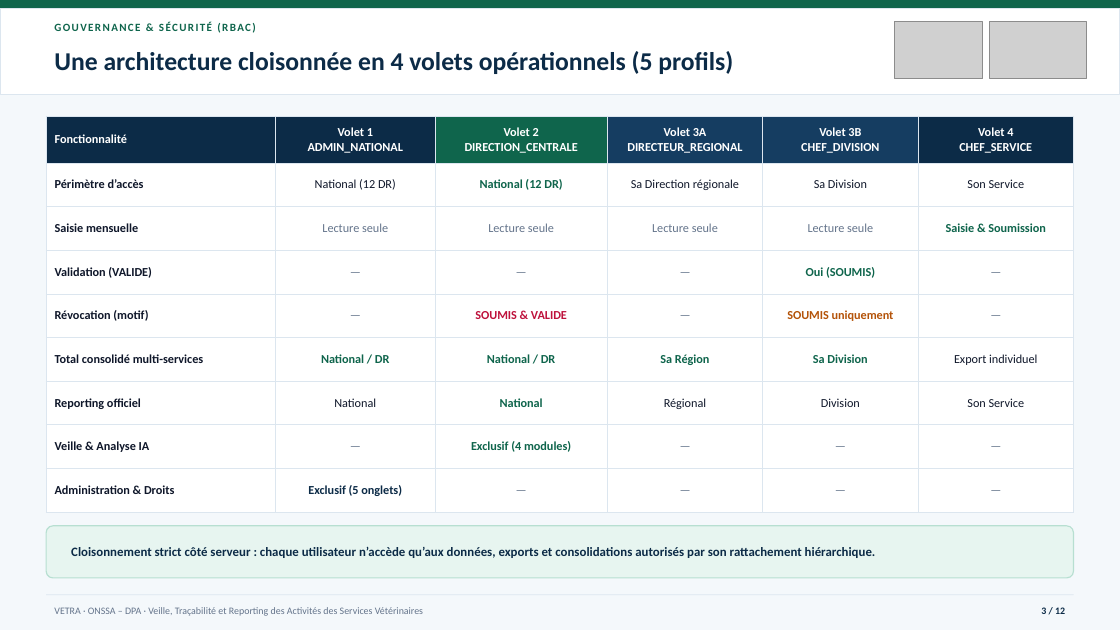
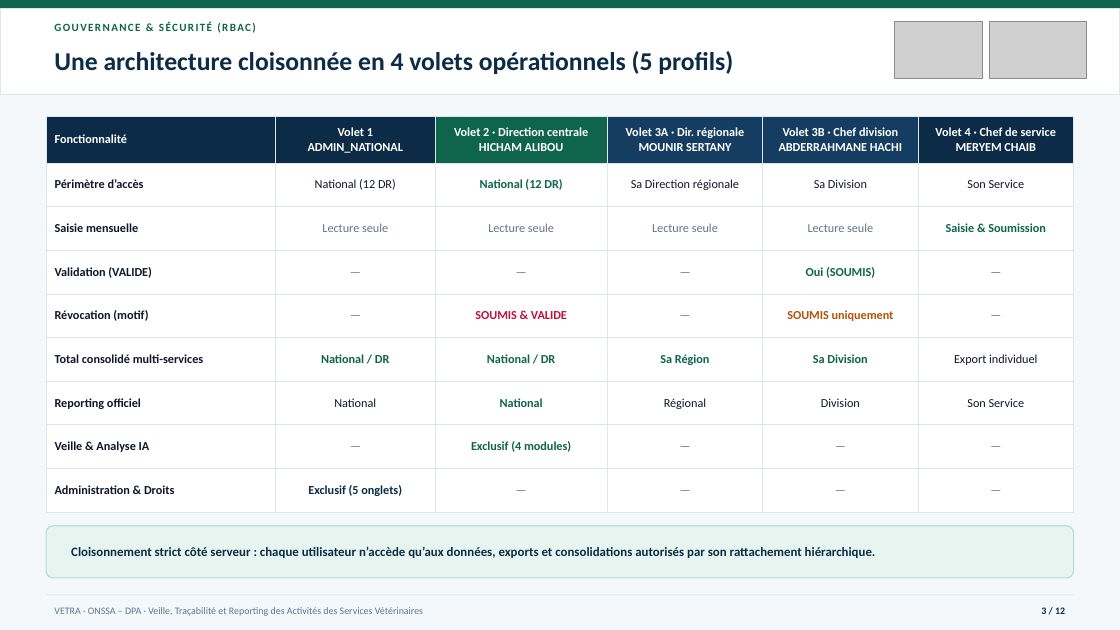
Before and after one commit to redouaneettaib/VETRA, a slide deck: slide 3 of public/tutoriel/Presentation_VETRA_ONSSA_DPA.pptx. Drawn at 1120x630 pixels with LibreOffice and Linux fonts; fonts in the diff are those of the drawing; grey boxes stand for pictures. Boxes give left, top, right and bottom in pixels: in the first picture for what was removed or moved away, otherwise in the second. Text is boxed around its words. In the diff, an @@ line names an element or a change of style, - is before the commit and + after.

```diff
--- a/public/tutoriel/Presentation_VETRA_ONSSA_DPA.pptx
+++ b/public/tutoriel/Presentation_VETRA_ONSSA_DPA.pptx
@@ table at <box>46,116,1074,500</box> @@
-row 1: Fonctionnalité | Volet 1 / ADMIN_NATIONAL | Volet 2 / DIRECTION_CENTRALE | Volet 3A / DIRECTEUR_REGIONAL | Volet 3B / CHEF_DIVISION | Volet 4 / CHEF_SERVICE
+row 1: Fonctionnalité | Volet 1 / ADMIN_NATIONAL | Volet 2 · Direction centrale / HICHAM ALIBOU | Volet 3A · Dir. régionale / MOUNIR SERTANY | Volet 3B · Chef division / ABDERRAHMANE HACHI | Volet 4 · Chef de service / MERYEM CHAIB
```
Also in this commit, not shown: 4 other slides changed, 5 other files.
